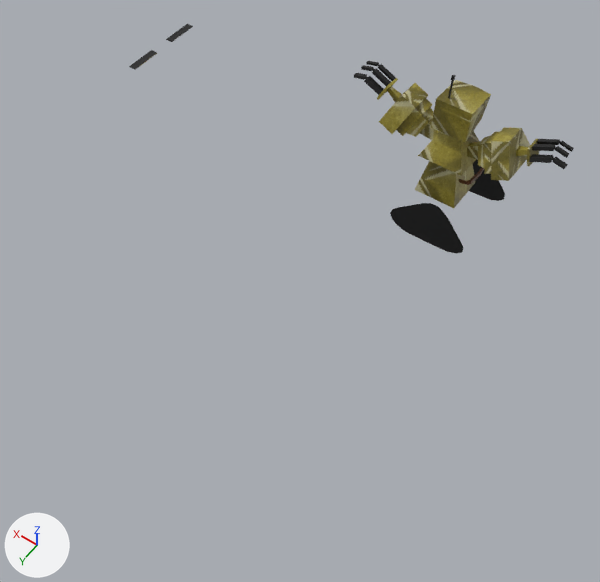
Two versions of the COLLADA model res/models/Players/Cr4nk/crank_movement.dae, one commit apart.
Before and after are seen from a camera (50 mm lens) standing at (-10.7, 7.3, 27.8) and looking at (1.9, -10.5, -0.1). The lights are fixed; the arrows at lower left show +X, +Y and +Z. Where no turn or scale is listed for an object, it has been applied to the vertices.

Before the edit, the objects in view are built like this:
```python
me_plane_003 = bpy.data.meshes.new('Plane.003')
me_plane_003.from_pydata(...)  # 298 vertices, 574 faces; spans x -5.13..5.13, y -0.88..1.55, z -0.04..6.22
me_plane_003.materials.append(mat_material_002)  # picture img_untitled_material_001_basecolor_png
me_plane_004 = bpy.data.meshes.new('Plane.004')
me_plane_004.from_pydata(...)  # 54 vertices, 50 faces; spans x -2.13..1.86, y -2.11..2.16, z -2.33..0.29
me_plane_004.materials.append(mat_material_002)  # picture img_untitled_material_001_basecolor_png
ob_plane_004 = bpy.data.objects.new('Plane.004', me_plane_004)
ob_plane_004.location = (0.0, -20.0, 0.0)
ob_postac_002 = bpy.data.objects.new('POSTAC.002', me_plane_003)
ob_postac_002.location = (0.0, -19.88, 0.0)
```
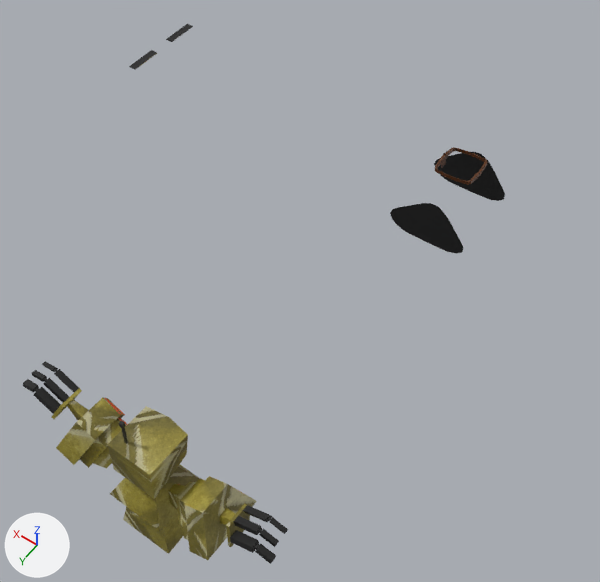
What differs and where, as boxes [x1, y1, x2, y2] in the pictures (600 x 582 px):
'POSTAC.002', moved
    before: [354, 61, 574, 208]
    after: [23, 361, 288, 564]

The edits, one by one:
Object 'POSTAC.002' (ob_postac_002) moves from (0.0, -19.88, 0.0) to (0.0, 0.0, 0.0).
